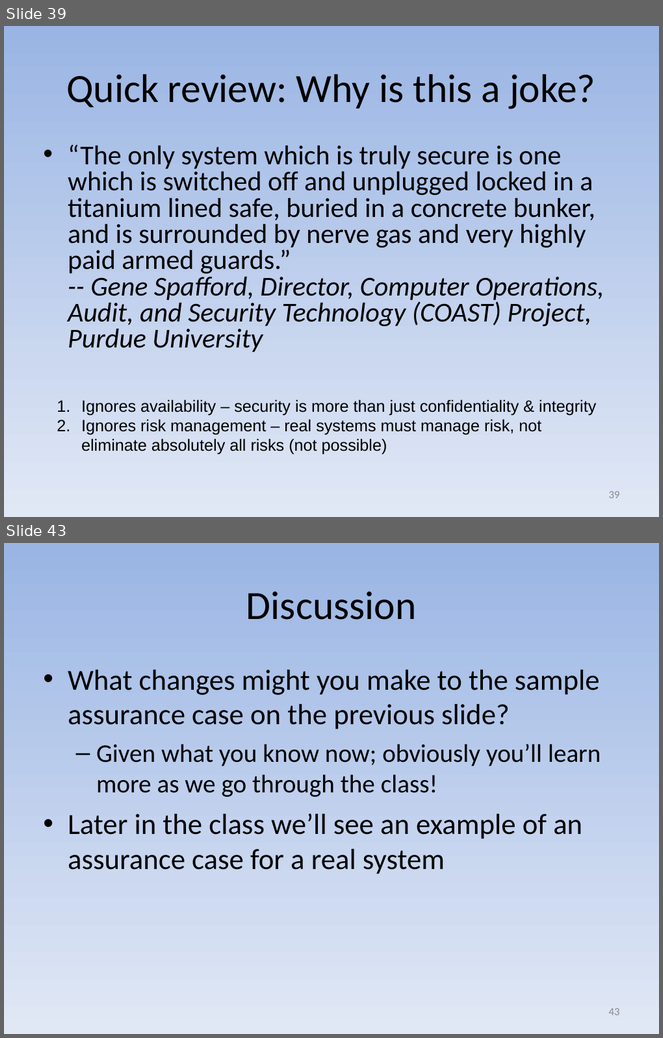
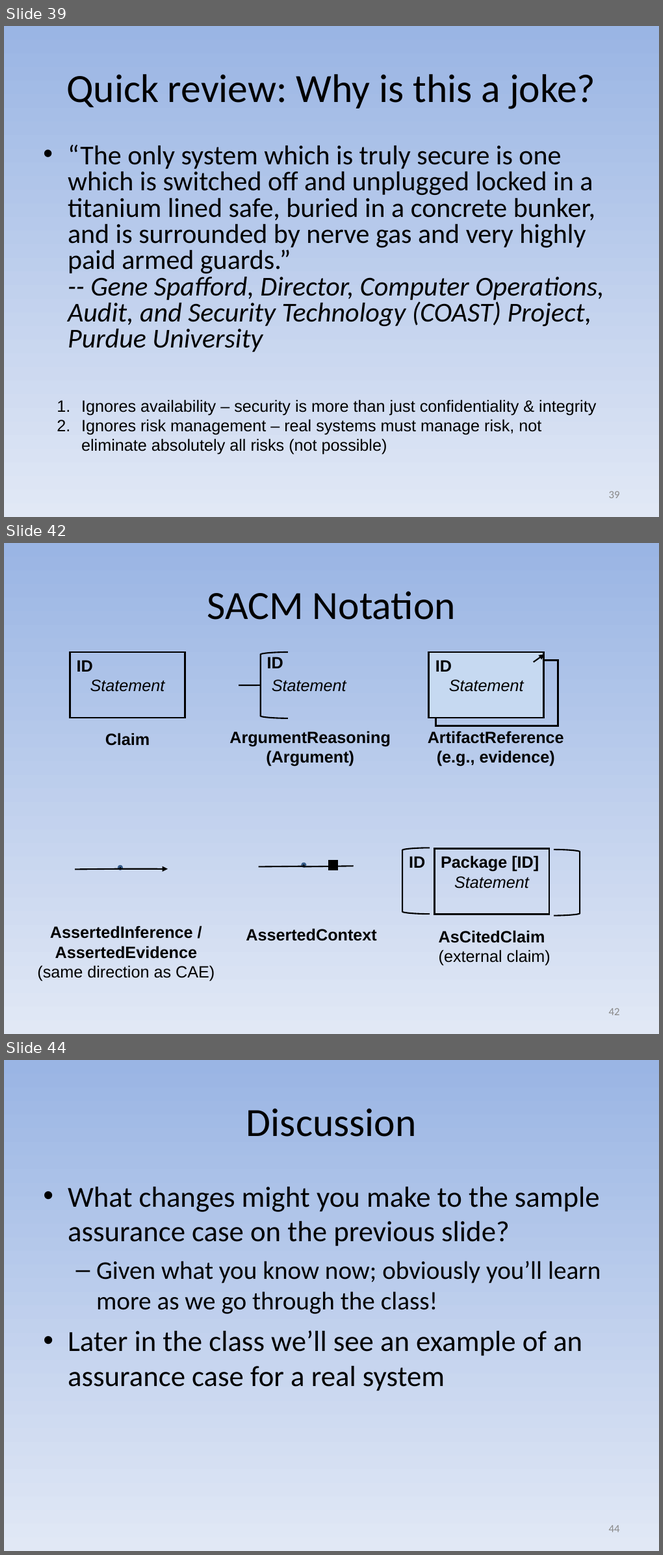
Before and after one commit to david-a-wheeler/david-a-wheeler.github.io, a slide deck: secure-class/presentations/Secure-Software-1-Introduction.ppt. Shown one above the other, each under a label of ours: slides 39 and 43 before the commit, slides 39, 42 and 44 after it; the slides between them are not shown. The pictures are 663x1038 and 663x1555 pixels, drawn with LibreOffice and Linux fonts; fonts in the diff are those of the drawing. Boxes give left, top, right and bottom in pixels: in the first picture for what was removed or moved away, otherwise in the second. Text is boxed around its words. In the diff, an @@ line names an element or a change of style, - is before the commit and + after.

```diff
--- a/secure-class/presentations/Secure-Software-1-Introduction.ppt
+++ b/secure-class/presentations/Secure-Software-1-Introduction.ppt
@@ slide 42 added at (4,543,659,1034), background gradient #9AB5E4 to #E1E8F5 @@
@@ title added at (207,591,456,620), 44 pt, text #000000 @@
+SACM Notation
@@ rectangle added at (70,652,185,718), outline #000000 2.01 pt, 18 pt, text #000000, italic @@
+ID
+Statement
@@ freeform shape added at (261,652,288,719), outline #000000 1.5 pt @@
@@ text added at (267,657,284,668), 18 pt, text #000000, bold @@
+ID
@@ rectangle added at (429,652,544,718), fill #C6D9F1, outline #000000 2.01 pt, 18 pt, text #000000, italic @@
+ID
+Statement
@@ arrow added from (533, 662) to (545, 654), #000000 1.5 pt @@
@@ rectangle added at (436,660,558,726), outline #000000 2.01 pt @@
@@ line added from (261, 685) to (239, 685), #000000 1.5 pt @@
@@ text added at (272,679,347,692), 18 pt, text #000000, italic @@
+Statement
@@ text added at (105,733,150,746), 18 pt, text #000000, bold @@
+Claim
@@ text added at (230,731,391,767), 18 pt, text #000000, bold @@
+ArgumentReasoning
+(Argument)
@@ text added at (428,731,564,767), 18 pt, text #000000, bold @@
+ArtifactReference
+(e.g., evidence)
@@ freeform shape added at (402,849,430,915), outline #000000 1.5 pt @@
@@ rectangle added at (434,849,549,915), outline #000000 2.01 pt, 18 pt, text #000000, bold @@
+Package [ID]
+Statement
@@ freeform shape added at (554,850,580,916), outline #000000 1.5 pt @@
@@ line added from (75, 869) to (121, 869), #000000 1.5 pt @@
@@ ellipse added at (118,866,122,869), fill #000000, outline #385D8A 2.01 pt @@
@@ arrow added from (121, 869) to (168, 869), #000000 1.5 pt @@
@@ line added from (259, 867) to (306, 867), #000000 1.5 pt @@
@@ ellipse added at (302,863,306,867), fill #000000, outline #385D8A 2.01 pt @@
@@ line added from (304, 867) to (353, 866), #000000 1.5 pt @@
@@ bevel added at (330,861,337,870), fill #000000, outline #000000 2.01 pt @@
@@ text added at (409,856,425,868), 18 pt, text #000000, bold @@
+ID
@@ text added at (37,926,215,982), 18 pt, text #000000, bold @@
+AssertedInference /
+AssertedEvidence
+(same direction as CAE)
@@ text added at (246,928,376,941), 18 pt, text #000000, bold @@
+AssertedContext
@@ text added at (439,930,551,966), 18 pt, text #000000 @@
+AsCitedClaim
+(external claim)
@@ page number added at (609,1008,620,1016), 12 pt, text #898989 @@
+42
@@ what was slide 43 is now slide 44 @@
@@ page number at (609,1525,620,1533): text changed @@
-43
+44
```
Also in this commit, not shown: 4 slides changed.
